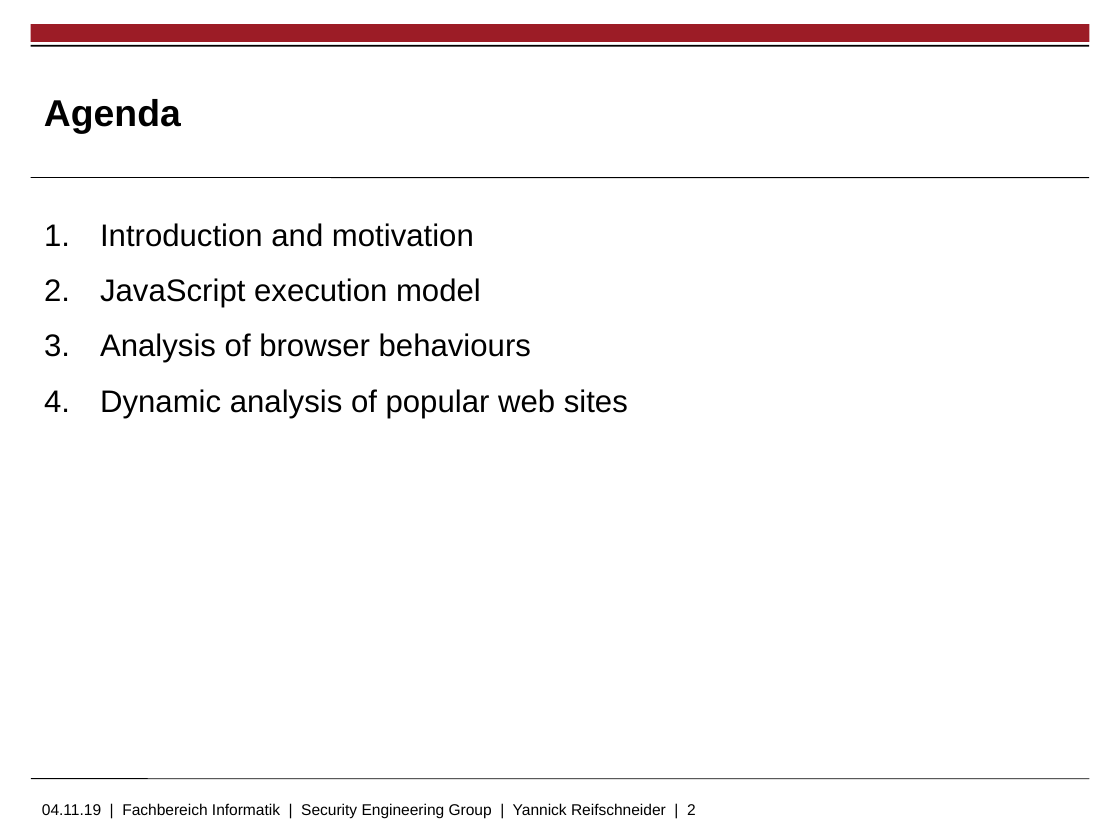
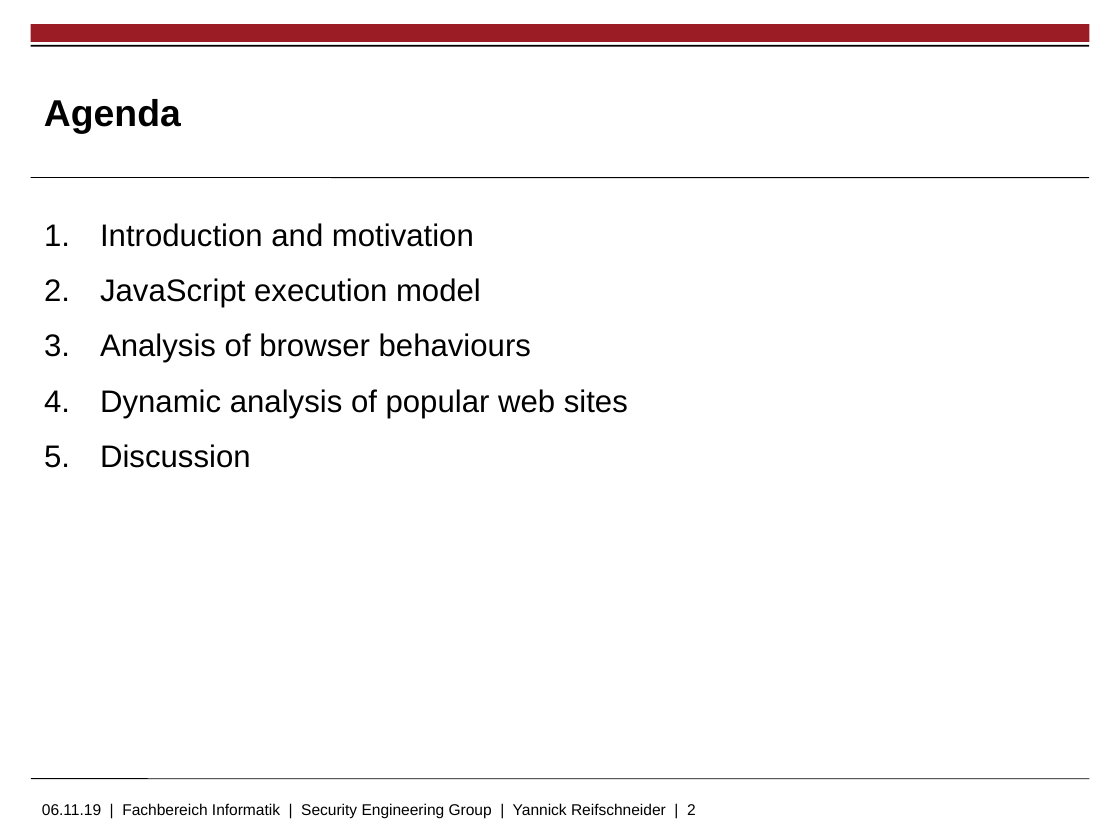
Before and after one commit to skidr0w/background-execution, a slide deck: slide 2 of thesis/slides.pptx. Drawn at 1120x840 pixels with LibreOffice and Linux fonts; fonts in the diff are those of the drawing; background and template pictures are left out. Boxes give left, top, right and bottom in pixels: in the first picture for what was removed or moved away, otherwise in the second. Text is boxed around its words. In the diff, an @@ line names an element or a change of style, - is before the commit and + after.

```diff
--- a/thesis/slides.pptx
+++ b/thesis/slides.pptx
@@ text at (100,444,251,468): paragraph added @@
+5. Discussion
@@ text at (42,803,696,819): text changed @@
-04.11.19 | Fachbereich Informatik | Security Engineering Group | Yannick Reifschneider | 2
+06.11.19 | Fachbereich Informatik | Security Engineering Group | Yannick Reifschneider | 2
```
Also in this commit, not shown: 7 other slides changed, 8 slides added, 2 slides removed.
